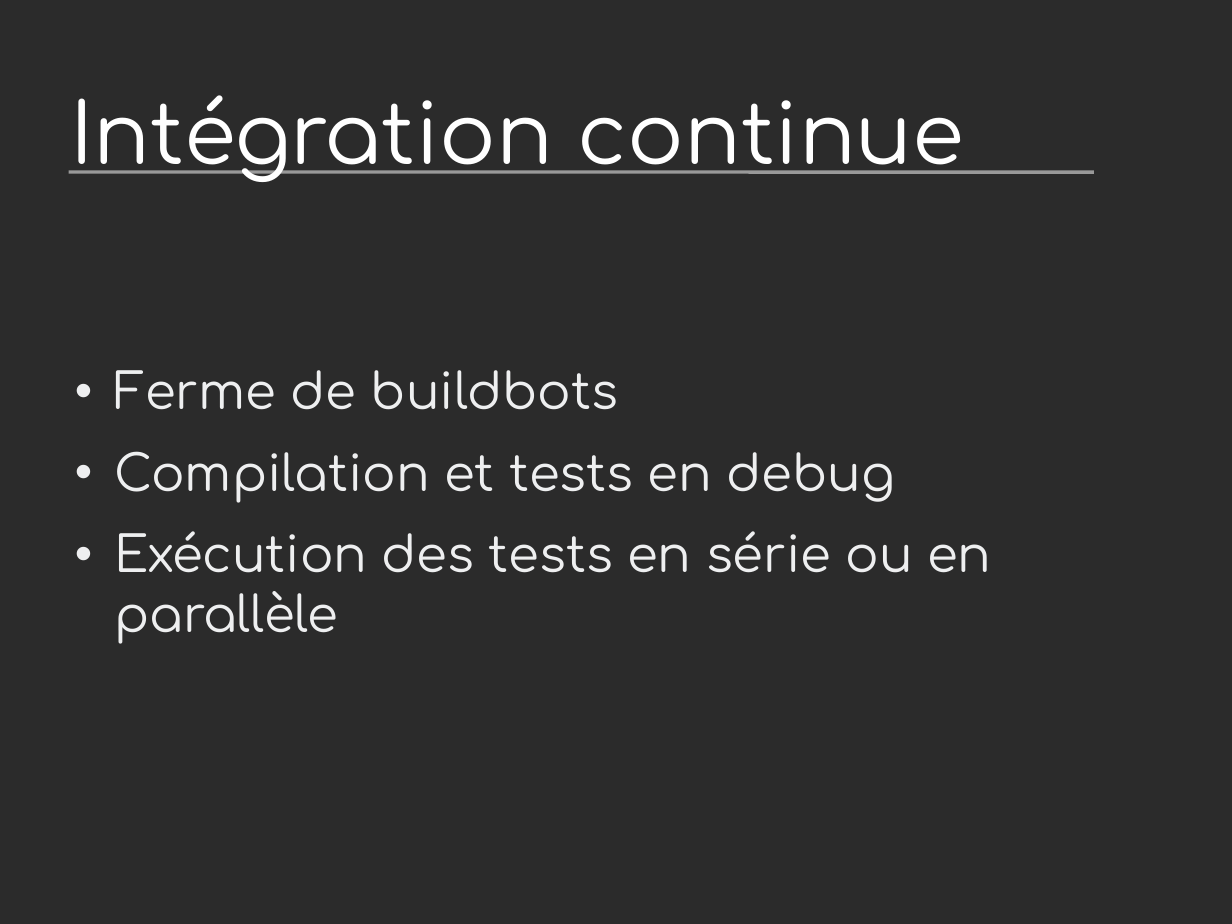
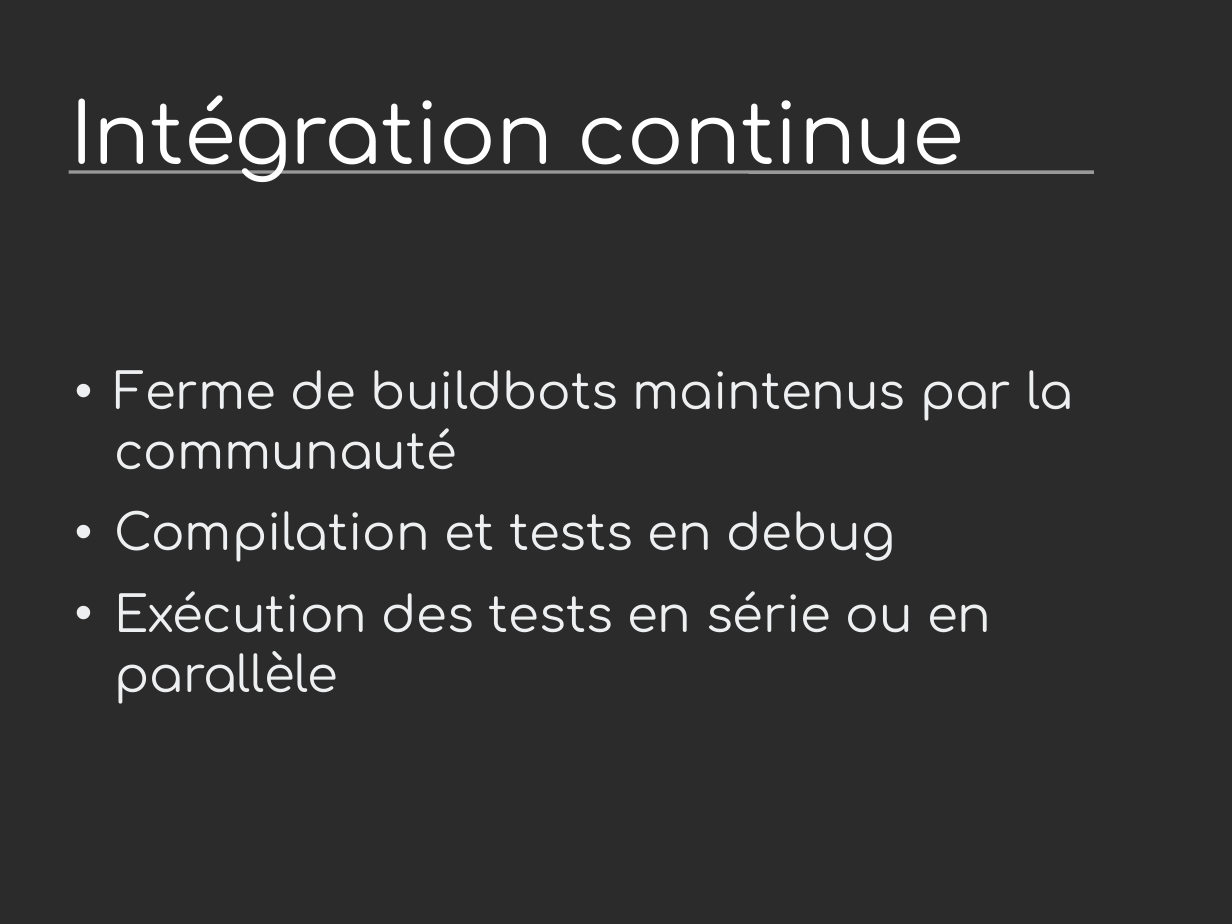
Before and after one commit to vstinner/talks, a slide deck: slide 24 of 2012-PyconFR-Paris/devprocess/process_dev_cpython.odp. Drawn at 1232x924 pixels with LibreOffice and Linux fonts; fonts in the diff are those of the drawing; background and template pictures are left out; a plain dark background stands for a picture behind light text. Boxes give left, top, right and bottom in pixels: in the first picture for what was removed or moved away, otherwise in the second. Text is boxed around its words. In the diff, an @@ line names an element or a change of style, - is before the commit and + after.

```diff
--- a/2012-PyconFR-Paris/devprocess/process_dev_cpython.odp
+++ b/2012-PyconFR-Paris/devprocess/process_dev_cpython.odp
@@ text at (114,370,1073,470): text changed @@
-• Ferme de buildbots
+• Ferme de buildbots maintenus par la communauté
```
Also in this commit, not shown: 6 other slides changed, 1 other file.
